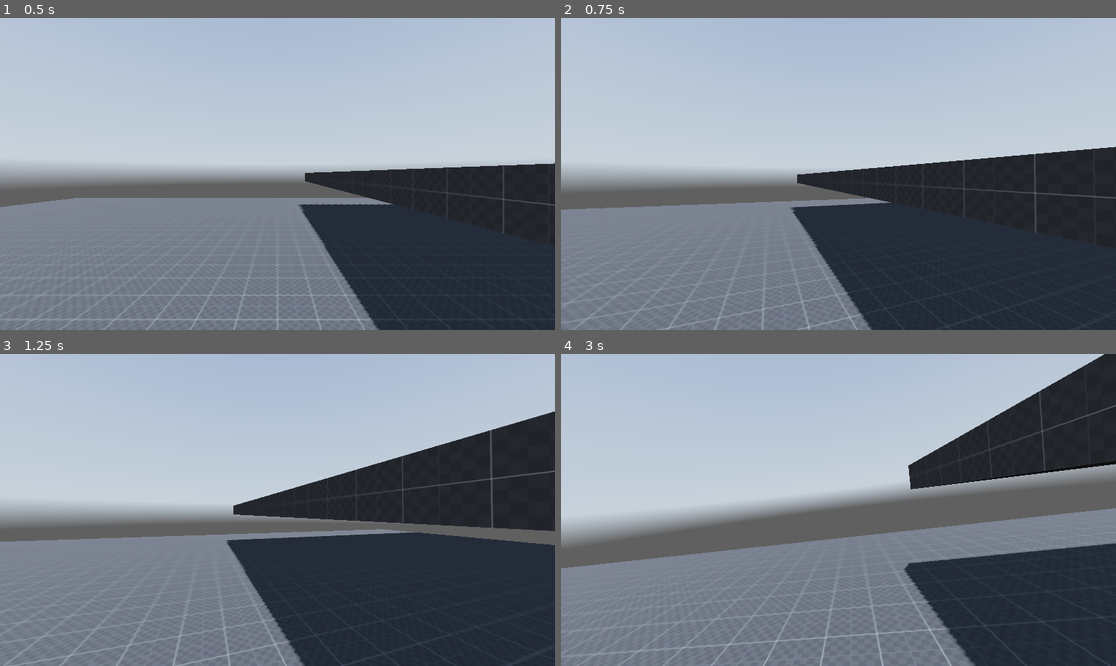
Above: before the commit, frames 1-4 (two rows, left to right).
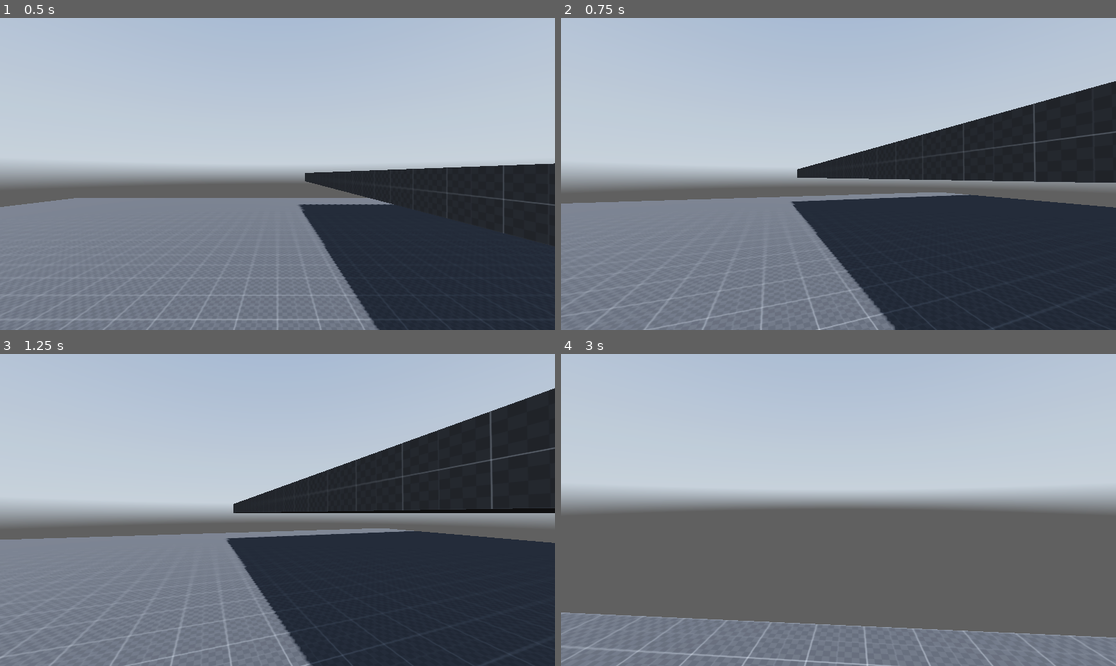
Above: after the commit, the same moments.

Repository: gotBamb00zled/godot-wild-jam
Game: Godot game, scene res://scenes/main.tscn
Same seed, same stepped clock (60 frames per second), same inputs: the game is played once before the commit and once after it. A sky picture missing from this copy of the repository is replaced by a grey-blue gradient.
Inputs (mouse positions are in pixels of both pictures, inside the frame that each line leads up to):
- Up to frame 1 (0.5 s): no input
- Up to frame 2 (0.75 s): tap Enter (ui_accept) at 0.5 s; move the mouse to (866, 174) at 0.52 s; hold W (forward) from 0.53 s (still down); hold Ctrl (crouch) from 0.53 s (still down)
- Up to frame 3 (1.25 s): keep holding W (forward); keep holding Ctrl (crouch); tap Enter (ui_accept) at 0.77 s; tap Alt (free_look) at 0.8 s
- Up to frame 4 (3 s): keep holding W (forward); move the mouse to (810, 510) at 1.27 s; release Ctrl (crouch) at 1.28 s; tap Alt (free_look) at 1.35 s; tap Enter (ui_accept) at 1.52 s; tap Shift (sprint) at 1.55 s; move the mouse to (849, 503) at 2.02 s; hold Shift (sprint) 2.03-2.78 s; tap Ctrl (crouch) at 2.3, 2.85 s; move the mouse to (832, 516) at 2.77 s

Frame 1 is identical in both runs. In frame 2, 13% of the frame differs, in the area x 0-100%, y 20-100%; in frame 3, 6.5%; in frame 4, 49%, in the area x 0-100%, y 0-100%.

Commit message:
this is a mess

Diff:
--- a/scripts/player.gd
+++ b/scripts/player.gd
@@ -13,9 +13,9 @@
 
 #speed variables
 
-var current_speed = 6.0
-const walking_speed = 5.0
-const sprinting_speed = 12.0
+var current_speed = 9.0
+const walking_speed = 9.0
+const sprinting_speed = 27.0
 const crouching_speed = 3.0
 
 # states for state machine
@@ -31,8 +31,11 @@
 var slide_timer = 0.0
 var slide_timer_max = 1.0
 var slide_vector = Vector2.ZERO
-var slide_speed = 10.0
-
+var slide_speed = 13.0
+
+
+
+"""
 #head bobbing variables
 
 const head_bobbing_sprinting_speed = 22.0
@@ -47,16 +50,23 @@
 var head_bobbing_index = 0.0
 var head_bobbing_current_intensity = 0.0
 
+"""
+
 #movement variables
 
 var lerp_speed = 10.0
 const jump_velocity = 3.75
 var crouching_depth = -0.5
+#toDo get rid of freelook or rework
 var free_look_tilt_amount = 8
 
 #input variables
 
 const mouse_sens = 0.3
+
+"""
+END OF VARIABLES
+"""
 
 # Get the gravity from the project settings to be synced with RigidBody nodes.
 var gravity = ProjectSettings.get_setting("physics/3d/default_gravity")
@@ -77,8 +87,8 @@
 			neck.rotation.y = clamp(neck.rotation.y,deg_to_rad(-120), deg_to_rad(120))
 		else:
 			rotate_y(deg_to_rad(-event.relative.x * mouse_sens))
-		head.rotate_x(deg_to_rad(-event.relative.y * mouse_sens))
-		head.rotation.x = clamp(head.rotation.x,deg_to_rad(-89), deg_to_rad(89))
+			head.rotate_x(deg_to_rad(-event.relative.y * mouse_sens))
+			head.rotation.x = clamp(head.rotation.x,deg_to_rad(-89), deg_to_rad(89))
 
 func _physics_process(delta):
 
@@ -133,14 +143,11 @@
 			sprinting = false
 			crouching = true
 
-	#freelooking
-	if Input.is_action_pressed("free_look") || sliding:
+	#add freelook option while sliding
+	if Input.is_action_pressed("free_look"):
 		free_looking = true
-
-		if sliding:
-			camera_3d.rotation.z = lerp(camera_3d.rotation.z,-deg_to_rad(7.0),delta * lerp_speed)
-		else:
-			camera_3d.rotation.z = -deg_to_rad(neck.rotation.y * free_look_tilt_amount)
+		camera_3d.rotation.z = -deg_to_rad(neck.rotation.y * free_look_tilt_amount)
+
 	else:
 		free_looking = false
 		neck.rotation.y = lerp(neck.rotation.y, 0.0, delta*lerp_speed)
@@ -152,34 +159,38 @@
 		slide_timer -= delta
 		if slide_timer <= 0:
 			sliding = false
-			free_looking = false
 			print("Slide end")
 
+	"""
 	# head bobbing
 
 	if sprinting:
 		head_bobbing_current_intensity = head_bobbing_sprinting_intensity
+		head_bobbing_index += head_bobbing_sprinting_speed*delta
 	elif walking:
 		head_bobbing_current_intensity = head_bobbing_walking_intensity
+		head_bobbing_index += head_bobbing_walking_speed*delta
 	elif crouching:
 		head_bobbing_current_intensity = head_bobbing_crouching_intensity
+		head_bobbing_index += head_bobbing_crouching_speed*delta
+	"""
 
 	# Add the gravity.
 	if not is_on_floor():
 		velocity.y -= gravity * delta
 
-
-
 	if Input.is_action_pressed("sprint"):
 		current_speed = sprinting_speed
 
 		walking = false
 		sprinting = true
 		crouching = false
-	# Handle Jump.
+	# badcode - he's making our velocity be upward jump velocify if we hit spacebar when we're on floor. also sets slide to false no matter what.
+	"""
 	if Input.is_action_just_pressed("ui_accept") and is_on_floor():
 		velocity.y = jump_velocity
 		sliding = false
+	"""
 
 	if sliding:
 		direction = (transform.basis * Vector3(slide_vector.x, 0, slide_vector.y)).normalized()
